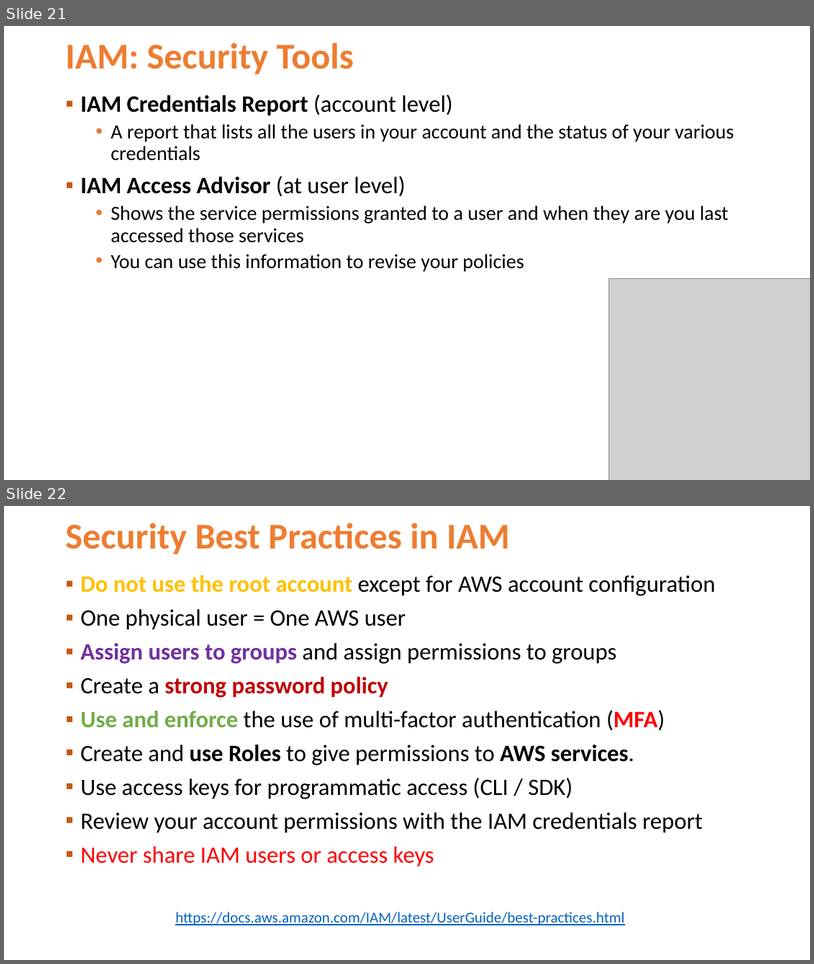
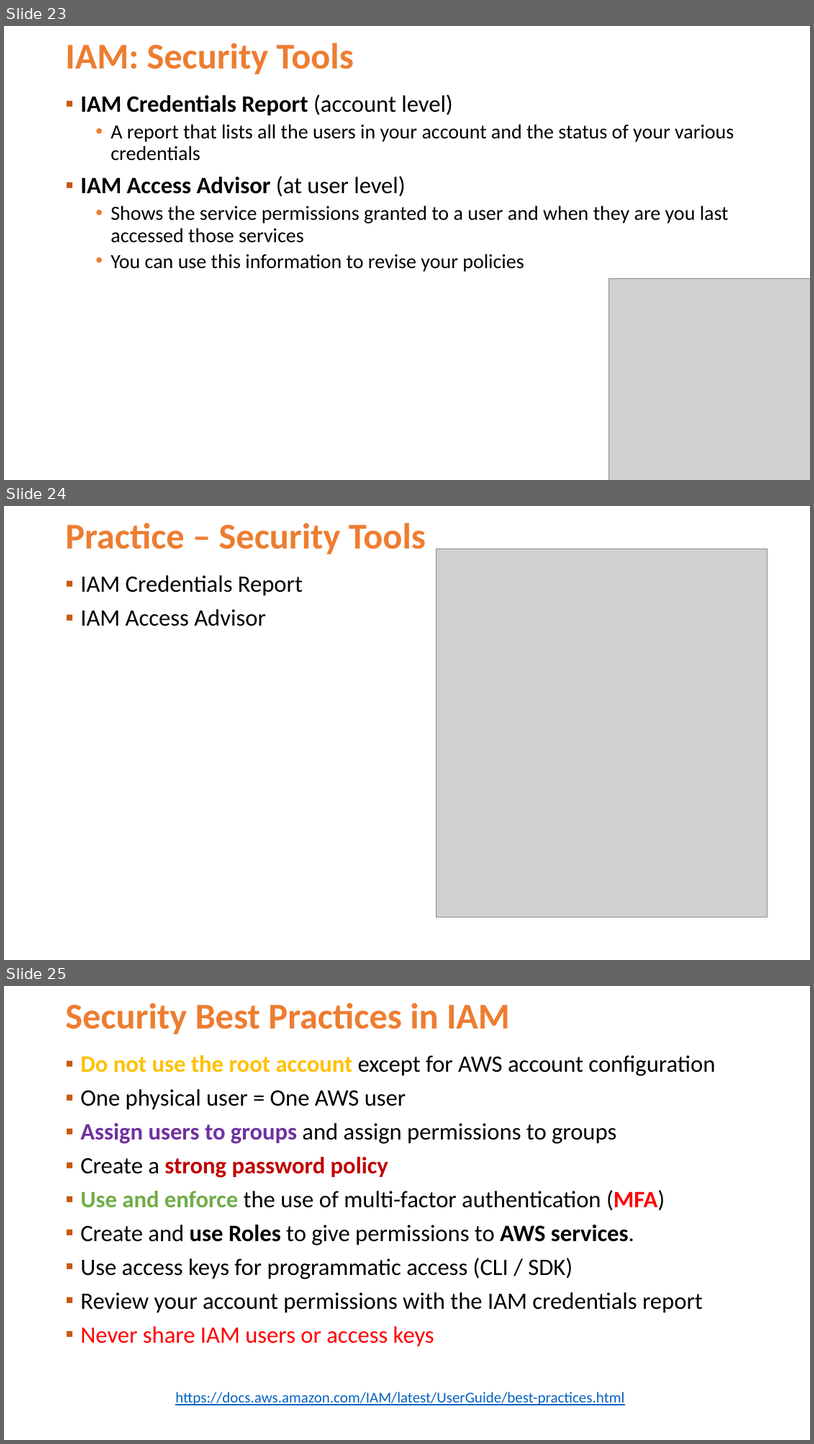
Before and after one commit to Jucer74/ArchitectureMaster, a slide deck: Classes/04-IAM-IdentityandAccessManagement/ArchitectureMaster-04-IAM-IdentityandAccessManagement.pptx. Shown one above the other, each under a label of ours: slides 21 and 22 before the commit, slides 23, 24 and 25 after it. The pictures are 814x964 and 814x1444 pixels, drawn with LibreOffice and Linux fonts; fonts in the diff are those of the drawing; grey boxes stand for pictures; background and template pictures are left out. Boxes give left, top, right and bottom in pixels: in the first picture for what was removed or moved away, otherwise in the second. Text is boxed around its words. In the diff, an @@ line names an element or a change of style, - is before the commit and + after.

```diff
--- a/Classes/04-IAM-IdentityandAccessManagement/ArchitectureMaster-04-IAM-IdentityandAccessManagement.pptx
+++ b/Classes/04-IAM-IdentityandAccessManagement/ArchitectureMaster-04-IAM-IdentityandAccessManagement.pptx
@@ slide 24 added at (x1=4, y1=506, x2=810, y2=960), background #FFFFFF @@
@@ title added at (x1=65, y1=523, x2=426, y2=554), 43.2 pt, text #ED7D31, bold @@
+Practice – Security Tools
@@ picture added at (x1=437, y1=548, x2=767, y2=917) @@
@@ text added at (x1=80, y1=575, x2=303, y2=626), 28 pt, text #000000 @@
+▪ IAM Credentials Report
+▪ IAM Access Advisor
@@ what was slide 21 is now slide 23 @@
@@ what was slide 22 is now slide 25 @@
```
Also in this commit, not shown: 2 other slides added.
